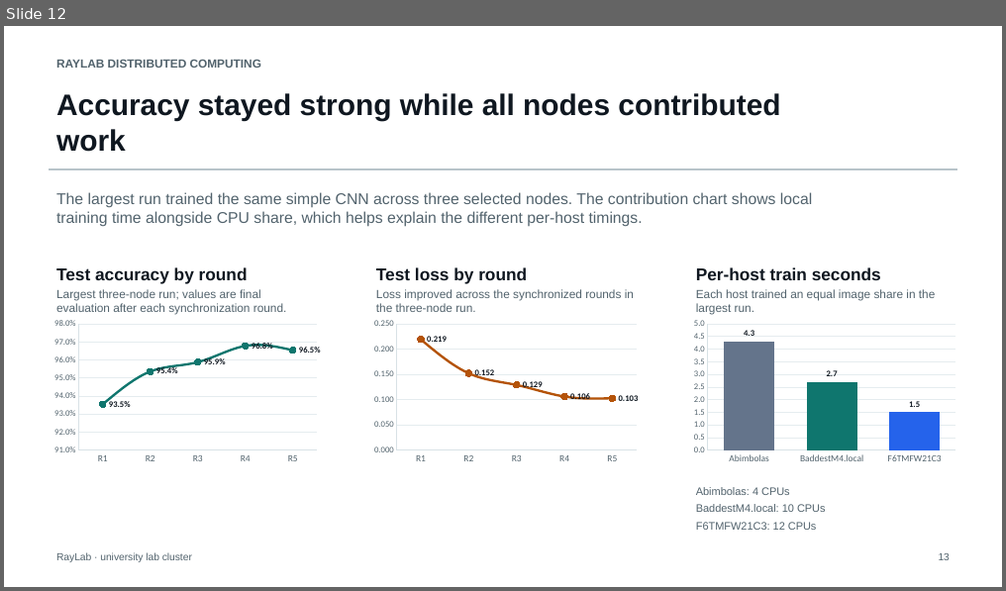
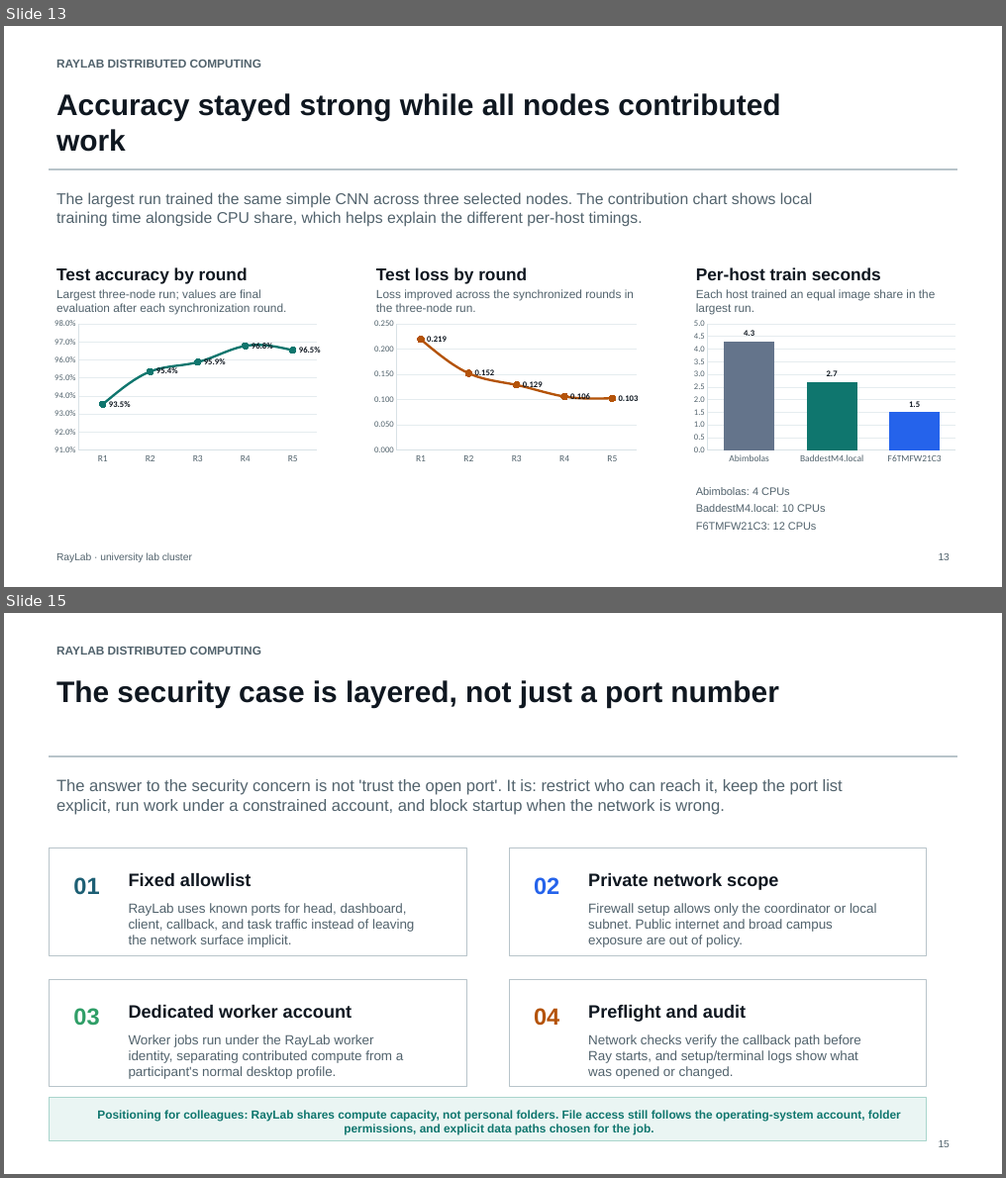
Before and after one commit to pianistprogrammer/RayLab, a slide deck: presentation/RayLab_Distributed_Computing_University_Talk.pptx. Shown one above the other, each under a label of ours: slide 12 before the commit, slides 13 and 15 after it; the slides between them are not shown. The pictures are 1006x591 and 1006x1178 pixels, drawn with LibreOffice and Linux fonts; fonts in the diff are those of the drawing. Boxes give left, top, right and bottom in pixels: in the first picture for what was removed or moved away, otherwise in the second. Text is boxed around its words. In the diff, an @@ line names an element or a change of style, - is before the commit and + after.

```diff
--- a/presentation/RayLab_Distributed_Computing_University_Talk.pptx
+++ b/presentation/RayLab_Distributed_Computing_University_Talk.pptx
@@ slide 15 added at [4,613,1002,1174], background #FFFFFF @@
@@ text added at [56,647,261,655], 11.2 pt, text #52636D, bold @@
+RAYLAB DISTRIBUTED COMPUTING
@@ text added at [56,680,779,707], 28.5 pt, text #0F1720, bold @@
+The security case is layered, not just a port number
@@ rectangle added at [49,757,956,758], fill #B8C4CA, outline #B8C4CA 0 pt @@
@@ text added at [56,779,843,815], 15.8 pt, text #52636D @@
+The answer to the security concern is not 'trust the open port'. It is: restrict who can reach it, keep the port list explicit, run work under a constrained account, and block startup when the network is wrong.
@@ rectangle added at [49,849,466,957], fill #FFFFFF, outline #B8C4CA 0.75 pt @@
@@ rectangle added at [509,849,927,957], fill #FFFFFF, outline #B8C4CA 0.75 pt @@
@@ text added at [73,877,99,895], 22.5 pt, text #1D5F74, bold @@
+01
@@ text added at [129,873,252,886], 17.2 pt, text #0F1720, bold @@
+Fixed allowlist
@@ text added at [534,877,559,895], 22.5 pt, text #2563EB, bold @@
+02
@@ text added at [588,873,778,890], 17.2 pt, text #0F1720, bold @@
+Private network scope
@@ text added at [129,903,414,948], 12.8 pt, text #52636D @@
+RayLab uses known ports for head, dashboard, client, callback, and task traffic instead of leaving the network surface implicit.
@@ text added at [588,903,877,948], 12.8 pt, text #52636D @@
+Firewall setup allows only the coordinator or local subnet. Public internet and broad campus exposure are out of policy.
@@ rectangle added at [49,980,466,1087], fill #FFFFFF, outline #B8C4CA 0.75 pt @@
@@ rectangle added at [509,980,927,1087], fill #FFFFFF, outline #B8C4CA 0.75 pt @@
@@ text added at [73,1008,99,1026], 22.5 pt, text #2F9E67, bold @@
+03
@@ text added at [129,1005,351,1018], 17.2 pt, text #0F1720, bold @@
+Dedicated worker account
@@ text added at [534,1008,559,1026], 22.5 pt, text #B45309, bold @@
+04
@@ text added at [588,1005,746,1022], 17.2 pt, text #0F1720, bold @@
+Preflight and audit
@@ text added at [129,1035,403,1079], 12.8 pt, text #52636D @@
+Worker jobs run under the RayLab worker identity, separating contributed compute from a participant's normal desktop profile.
@@ text added at [588,1035,861,1079], 12.8 pt, text #52636D @@
+Network checks verify the callback path before Ray starts, and setup/terminal logs show what was opened or changed.
@@ rectangle added at [49,1098,927,1142], fill #EAF5F3, outline #A9D5CC 0.75 pt @@
@@ text added at [97,1110,901,1136], 11.2 pt, text #0F766E, bold @@
+Positioning for colleagues: RayLab shares compute capacity, not personal folders. File access still follows the operating-system account, folder permissions, and explicit data paths chosen for the job.
@@ text added at [939,1141,949,1148], 9.8 pt, text #52636D @@
+15
@@ what was slide 12 is now slide 13 @@
```
Also in this commit, not shown: 10 slides changed, 2 other slides added, 34 other files.
